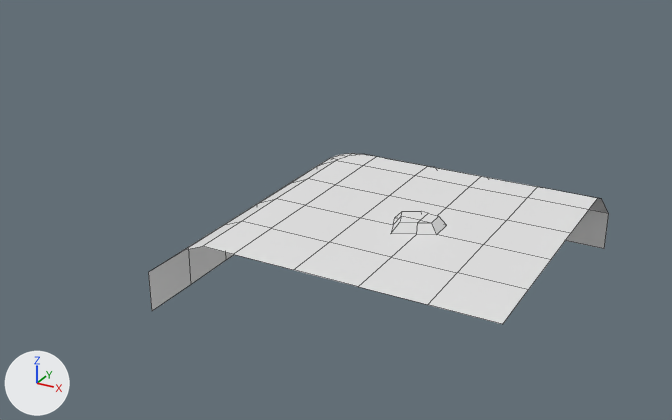
Before and after pictures for a commit that changed the FBX model Package Resources/Meshes/Corner Meshes/BlockGrassCornerMesh/Grass_Water/GW_1222_0000.fbx.
Before and after are seen from a camera (50 mm lens) standing at (0.875, -1.713, 0.756) and looking at (-0.046, -0.038, -0.081). Arrows for +X, +Y and +Z are at lower left; the lights stay in place. Mesh edges are drawn as thin lines. Where no turn or scale is listed for an object, it has been applied to the vertices.
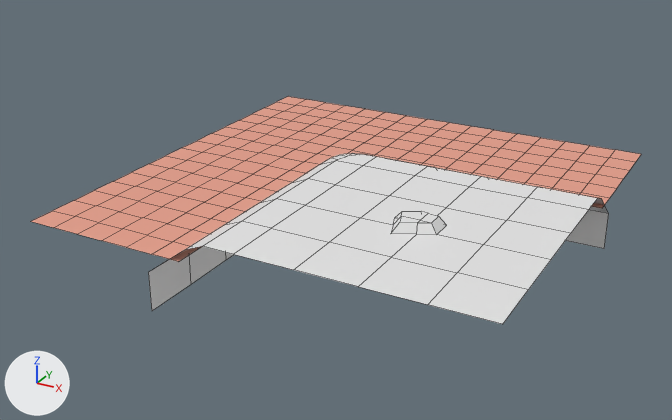
Pixel boxes (x1, y1, x2, y2) of what changed, in the pictures (672 x 420 px):
```json
{"object": "Plane.034", "change": "reshaped", "before": [148, 153, 609, 324], "after": [31, 96, 641, 324], "on screen": "32% wider, 33% taller"}
{"part": 1, "of": "me_plane_028", "change": "added", "after": [31, 96, 641, 262], "on screen": "beige"}
```

Edits to the scene script, one JSON object a line:
```json
{"op": "add", "block": "mat_material", "code": ["mat_material = principled_material('Material')", "mat_material.base_color = (0.8, 0.346, 0.255)  # beige #e79f8a"]}
{"block": "me_plane_028", "where": "# used by ob_plane_034; location = (0.0, 0.0, 0.0)"}
{"op": "remove", "block": "me_plane_028", "code": "me_plane_028.from_pydata(...)  # 97 vertices, 76 faces; spans x -0.201..0.5, y -0.5..0.201, z -0.151..0.04"}
{"op": "add", "block": "me_plane_028", "code": "me_plane_028.from_pydata(...)  # 287 vertices, 233 faces; spans x -0.5..0.5, y -0.5..0.5, z -0.151..0.04"}
{"block": "me_plane_028", "change": "me_plane_028 part 1: a new loose piece of 190 vertices spanning x -0.5..0.5, y -0.5..0.5, z -0.025, in mat_material (beige #e79f8a)"}
{"op": "add", "block": "me_plane_028", "code": "me_plane_028.materials.append(mat_material)  # beige #e79f8a"}
```
